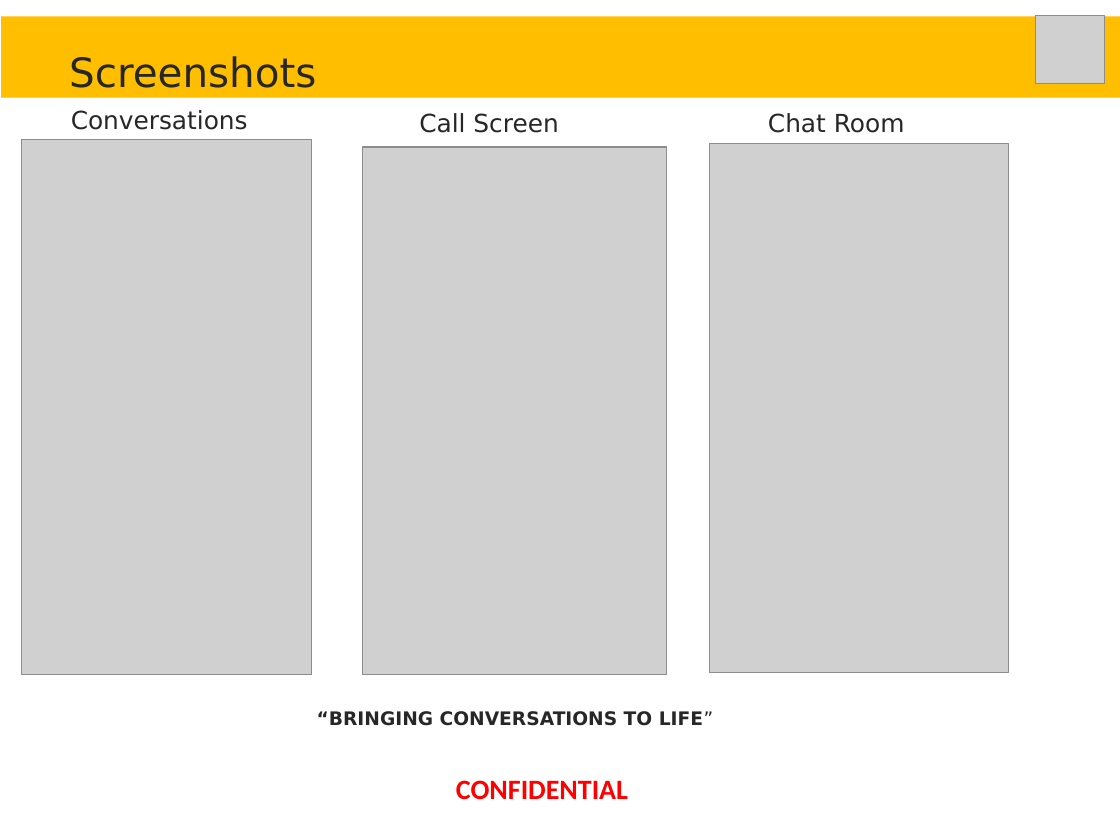
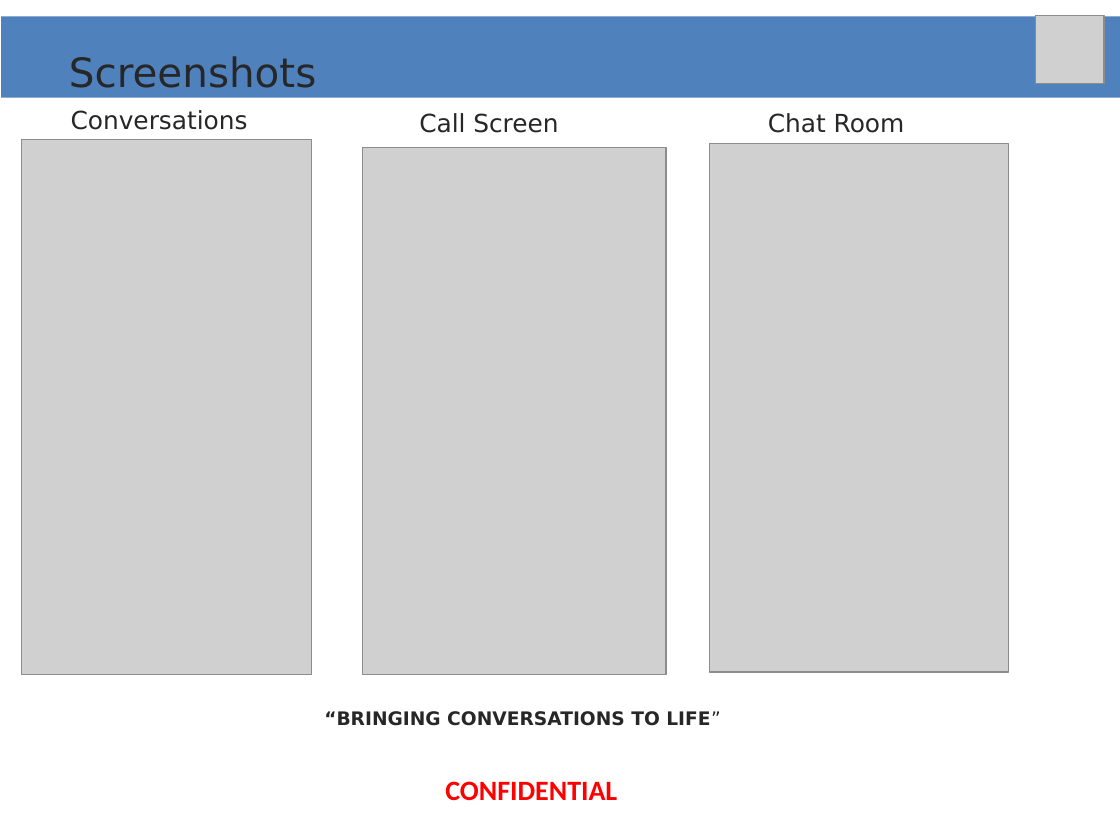
Before and after one commit to yaaminu/yennkasa-android, a slide deck: slide 8 of app-challenge presentation.pptx. Drawn at 1120x840 pixels with LibreOffice and Linux fonts; fonts in the diff are those of the drawing; grey boxes stand for pictures; background and template pictures are left out. Boxes give left, top, right and bottom in pixels: in the first picture for what was removed or moved away, otherwise in the second. Text is boxed around its words. In the diff, an @@ line names an element or a change of style, - is before the commit and + after.

```diff
--- a/app-challenge presentation.pptx
+++ b/app-challenge presentation.pptx
@@ rectangle at [1, 17, 1120, 99]: fill #FFBE00 to #4F81BD @@
@@ text "“BRINGING CONVERSATIONS TO LIFE”": place and size @@
-text "“BRINGING CONVERSATIONS TO LIFE”" at [317, 711, 713, 726]
+text "“BRINGING CONVERSATIONS TO LIFE”" at [324, 711, 720, 726]
@@ text "CONFIDENTIAL": place and size @@
-text "CONFIDENTIAL" at [456, 780, 628, 799]
+text "CONFIDENTIAL" at [445, 781, 617, 800]
```
Also in this commit, not shown: 12 other slides changed, 16 other files.
